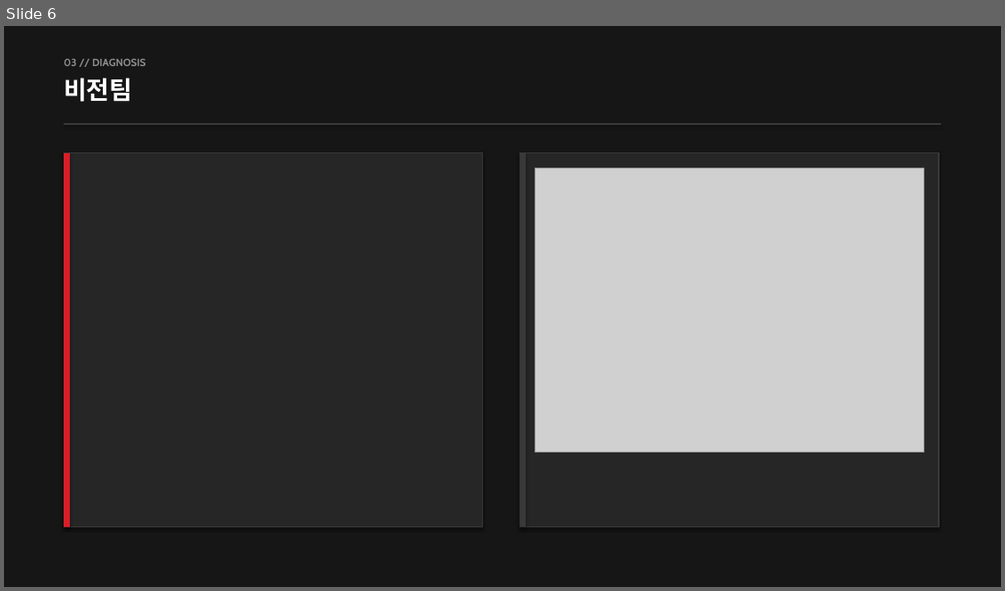
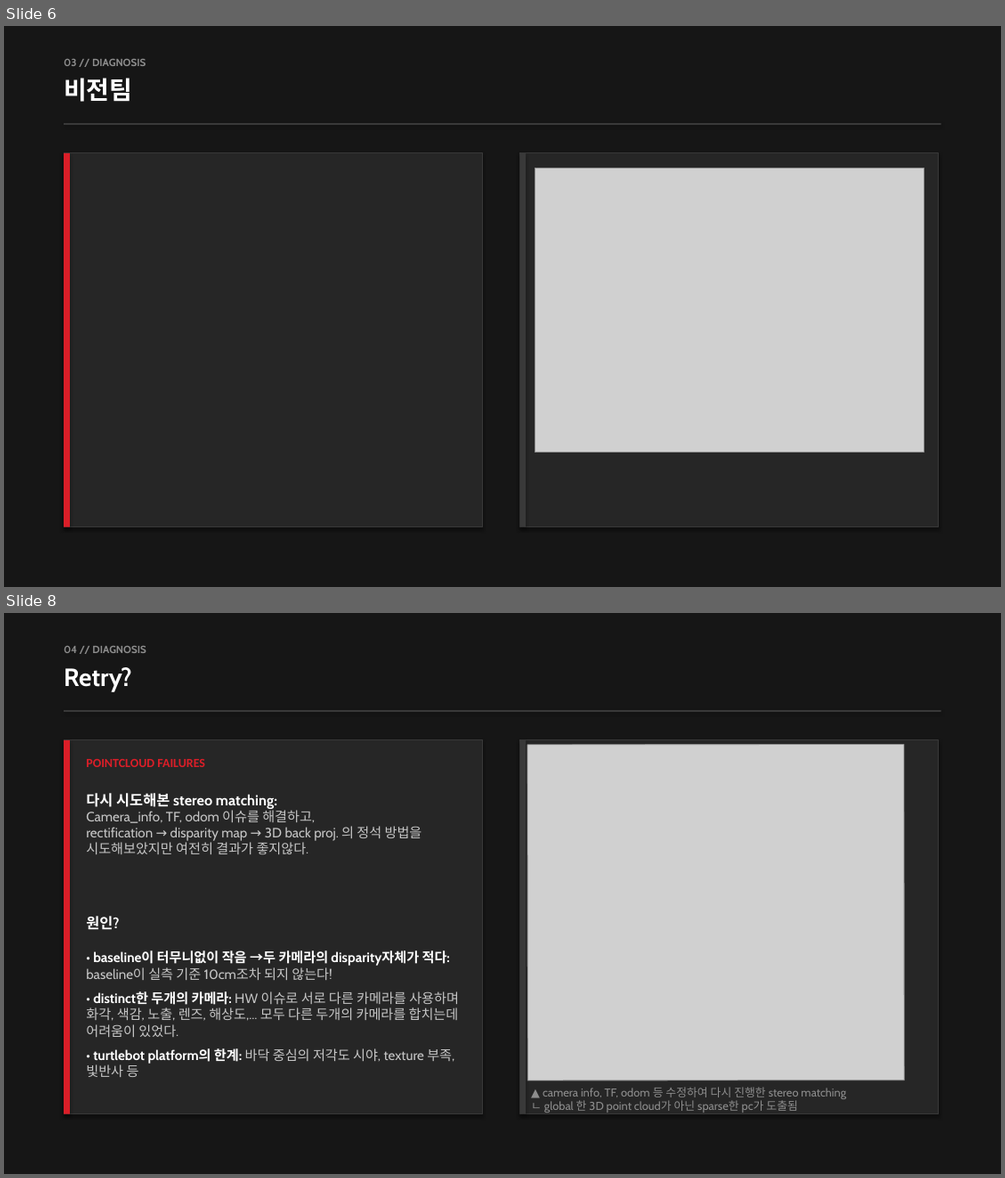
Before and after one commit to emjdp/hyper_turtle_project, a slide deck: docs/report/pres.pptx. Shown one above the other, each under a label of ours: slide 6 before the commit, slides 6 and 8 after it; the slides between them are not shown. The pictures are 1005x591 and 1005x1178 pixels, drawn with LibreOffice and Linux fonts; fonts in the diff are those of the drawing; grey boxes stand for pictures. Boxes give left, top, right and bottom in pixels: in the first picture for what was removed or moved away, otherwise in the second. Text is boxed around its words. In the diff, an @@ line names an element or a change of style, - is before the commit and + after.

```diff
--- a/docs/report/pres.pptx
+++ b/docs/report/pres.pptx
@@ slide 8 added at (x1=4, y1=613, x2=1001, y2=1174), background #FFFFFF @@
@@ rectangle added at (x1=4, y1=613, x2=1001, y2=1174), fill #161616 @@
@@ text added at (x1=64, y1=646, x2=146, y2=653), 10 pt, text #8D8D8D, bold @@
+04 // DIAGNOSIS
@@ text added at (x1=64, y1=667, x2=132, y2=692), 24 pt, text #FFFFFF, bold @@
+Retry?
@@ rectangle added at (x1=64, y1=710, x2=941, y2=712), fill #393939 @@
@@ rectangle added at (x1=64, y1=740, x2=483, y2=1114), fill #262626, outline #393939 1 pt @@
@@ rectangle added at (x1=64, y1=740, x2=70, y2=1114), fill #DA1E28 @@
@@ rectangle added at (x1=520, y1=740, x2=938, y2=1114), fill #262626, outline #393939 1 pt @@
@@ rectangle added at (x1=520, y1=740, x2=526, y2=1114), fill #393939 @@
@@ picture added at (x1=527, y1=745, x2=905, y2=1081) @@
@@ text added at (x1=86, y1=759, x2=459, y2=1077), 13 pt, text #C6C6C6 @@
+POINTCLOUD FAILURES
+다시 시도해본 stereo matching:
+Camera_info, TF, odom 이슈를 해결하고,
+rectification → disparity map → 3D back proj. 의 정석 방법을 시도해보았지만 여전히 결과가 좋지않다.
+원인?
+• baseline이 터무니없이 작음 →두 카메라의 disparity자체가 적다: baseline이 실측 기준 10cm조차 되지 않는다!
+• distinct한 두개의 카메라: HW 이슈로 서로 다른 카메라를 사용하며 화각, 색감, 노출, 렌즈, 해상도,... 모두 다른 두개의 카메라를 합치는데 어려움이 있었다.
+• turtlebot platform의 한계: 바닥 중심의 저각도 시야, texture 부족, 빛반사 등
@@ text added at (x1=531, y1=1086, x2=846, y2=1112), 11 pt, text #8D8D8D @@
+▲ camera info, TF, odom 등 수정하여 다시 진행한 stereo matching
+ㄴ global 한 3D point cloud가 아닌 sparse한 pc가 도출됨
```
Also in this commit, not shown: 6 slides changed, 1 other slide added, 1 slide removed.
